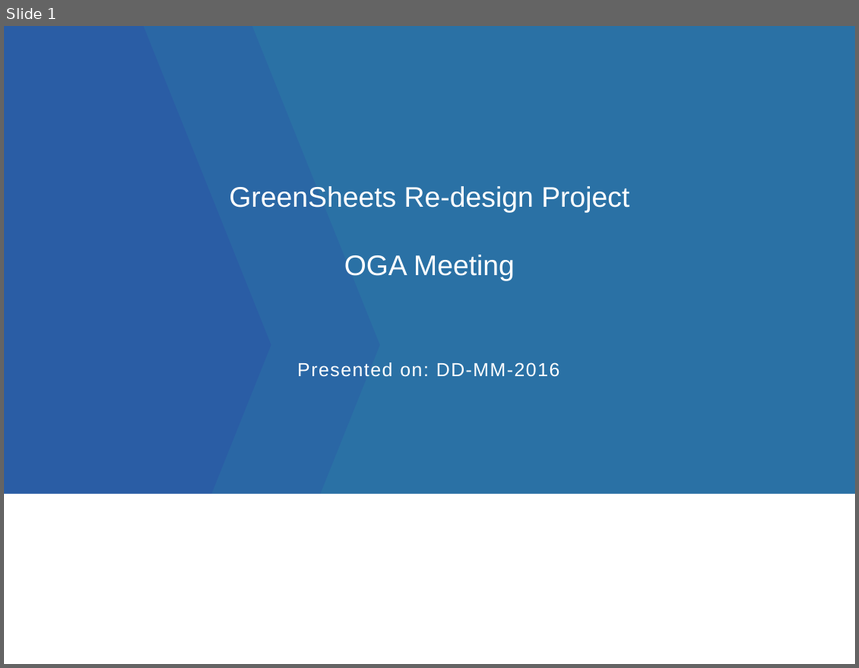
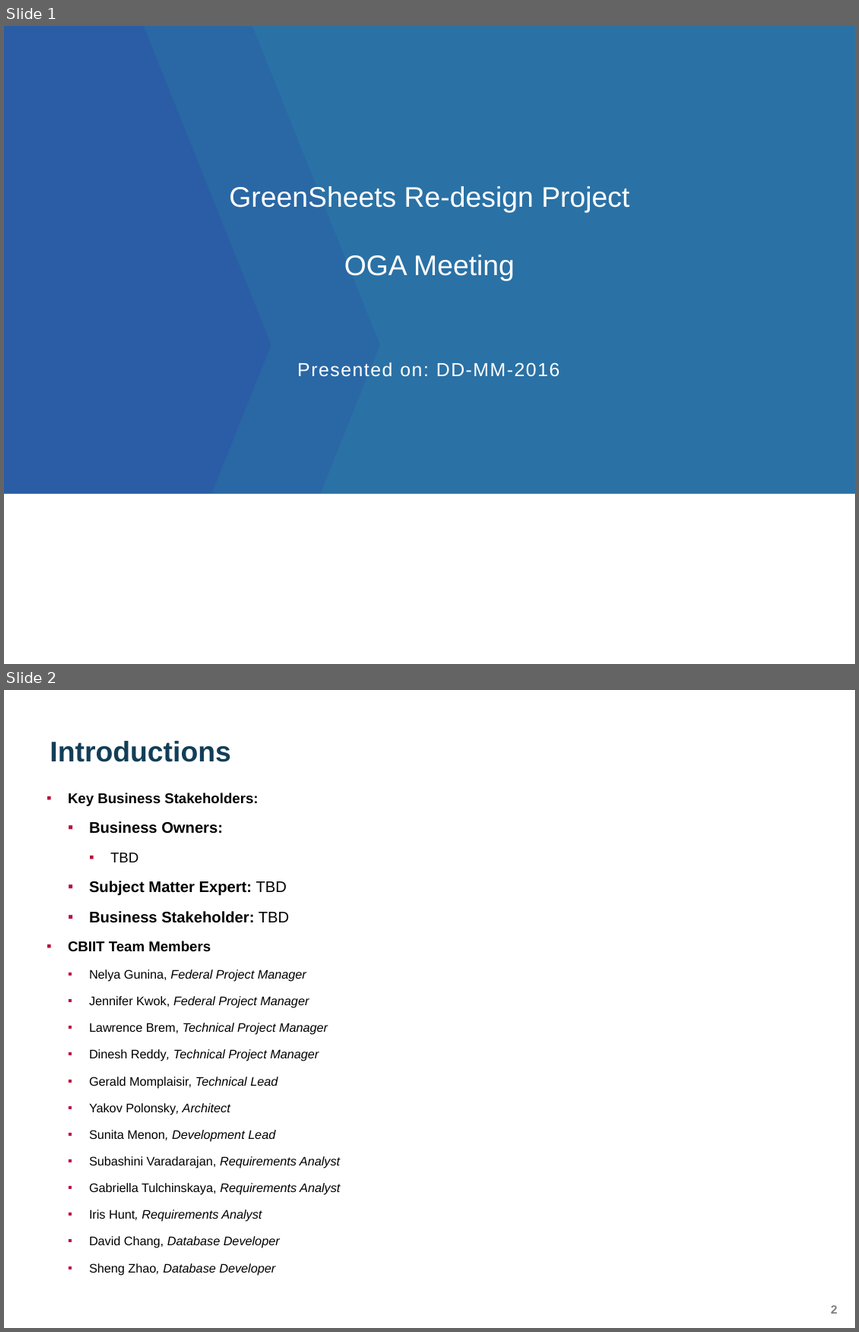
Before and after one commit to yaoh4/greensheets_classic, a slide deck: Requirements/Presentations/GreenSheets OGA presentation_version 1.pptx. Shown one above the other, each under a label of ours: slide 1 before the commit, slides 1 and 2 after it. The pictures are 859x668 and 859x1332 pixels, drawn with LibreOffice and Linux fonts; fonts in the diff are those of the drawing; background and template pictures are left out. Boxes give left, top, right and bottom in pixels: in the first picture for what was removed or moved away, otherwise in the second. Text is boxed around its words. In the diff, an @@ line names an element or a change of style, - is before the commit and + after.

```diff
--- a/Requirements/Presentations/GreenSheets OGA presentation_version 1.pptx
+++ b/Requirements/Presentations/GreenSheets OGA presentation_version 1.pptx
@@ slide 2 added at [4,690,855,1328], background #FFFFFF @@
@@ title added at [50,741,230,762], 24 pt, text #123E57, bold @@
+Introductions
@@ text added at [68,793,340,1275], 10.5 pt, text #000000 @@
+▪ Key Business Stakeholders:
+  ▪ Business Owners:
+    ▪ TBD
+  ▪ Subject Matter Expert: TBD
+  ▪ Business Stakeholder: TBD
+    ▪ CBIIT Team Members
+  ▪ Nelya Gunina, Federal Project Manager
+  ▪ Jennifer Kwok, Federal Project Manager
+  ▪ Lawrence Brem, Technical Project Manager
+  ▪ Dinesh Reddy, Technical Project Manager
+  ▪ Gerald Momplaisir, Technical Lead
+  ▪ Yakov Polonsky, Architect
+  ▪ Sunita Menon, Development Lead
+  ▪ Subashini Varadarajan, Requirements Analyst
+  ▪ Gabriella Tulchinskaya, Requirements Analyst
+  ▪ Iris Hunt, Requirements Analyst
+  ▪ David Chang, Database Developer
+  ▪ Sheng Zhao, Database Developer
@@ page number added at [831,1306,838,1314], 10 pt, text #7F7F7F, bold @@
+2
```
Also in this commit, not shown: 2 slides changed, 1 other slide added, 1 slide removed.
